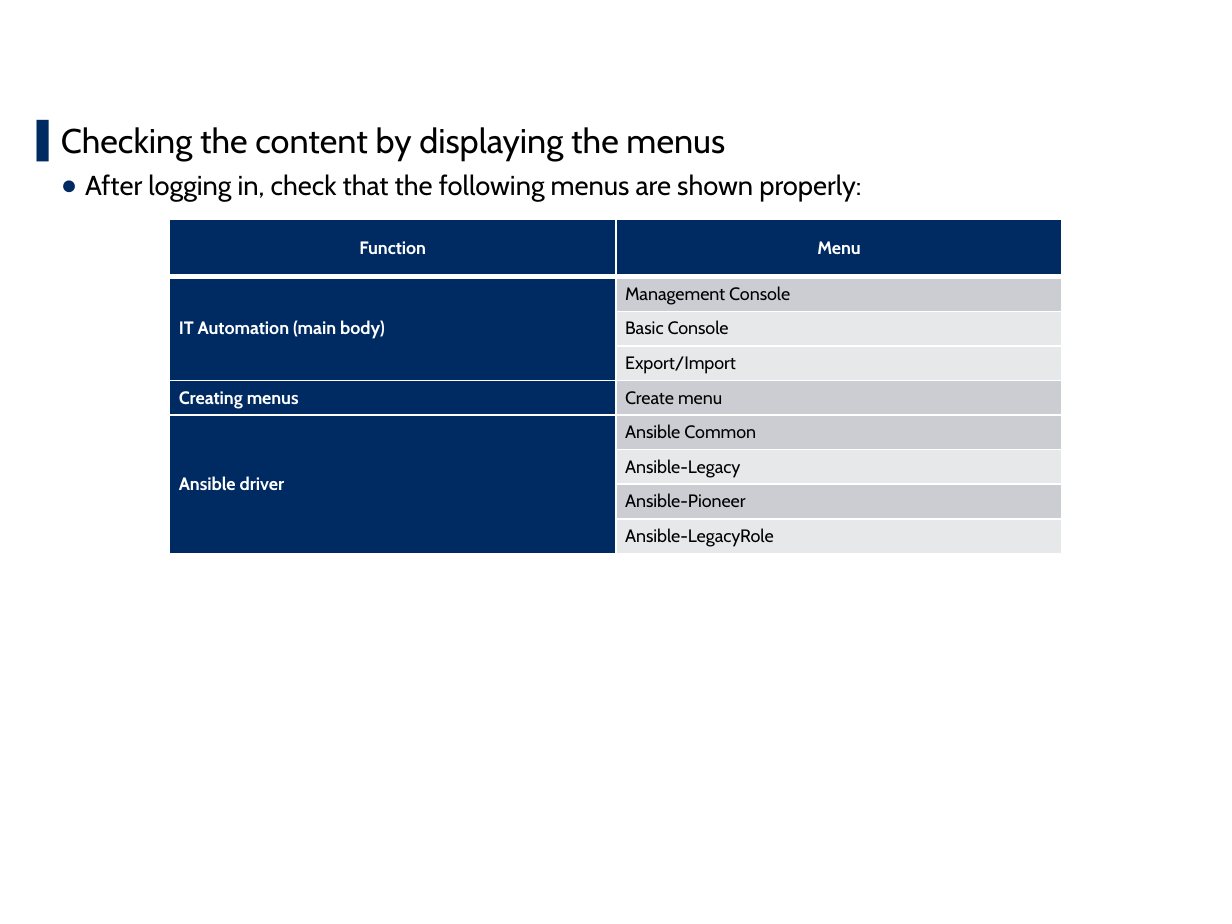
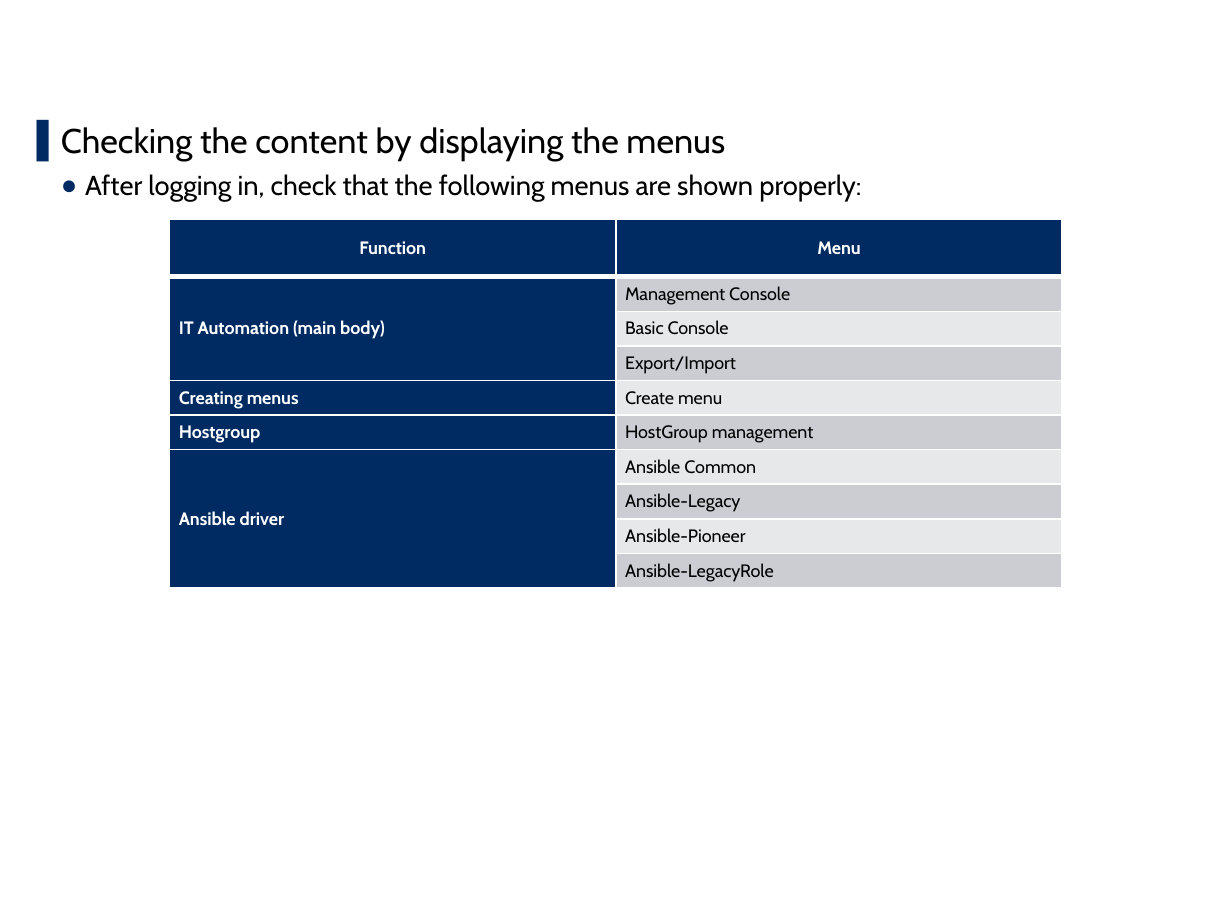
Before and after one commit to exastro-suite/it-automation-docs, a slide deck: slide 23 of asset/Learn/ITA-online-install_en.pptx. Drawn at 1232x924 pixels with LibreOffice and Linux fonts; fonts in the diff are those of the drawing; background and template pictures are left out. Boxes give left, top, right and bottom in pixels: in the first picture for what was removed or moved away, otherwise in the second. Text is boxed around its words. In the diff, an @@ line names an element or a change of style, - is before the commit and + after.

```diff
--- a/asset/Learn/ITA-online-install_en.pptx
+++ b/asset/Learn/ITA-online-install_en.pptx
@@ table at (170,219,1062,588) @@
+row 6: Hostgroup | HostGroup management
```
Also in this commit, not shown: 6 other slides changed.
